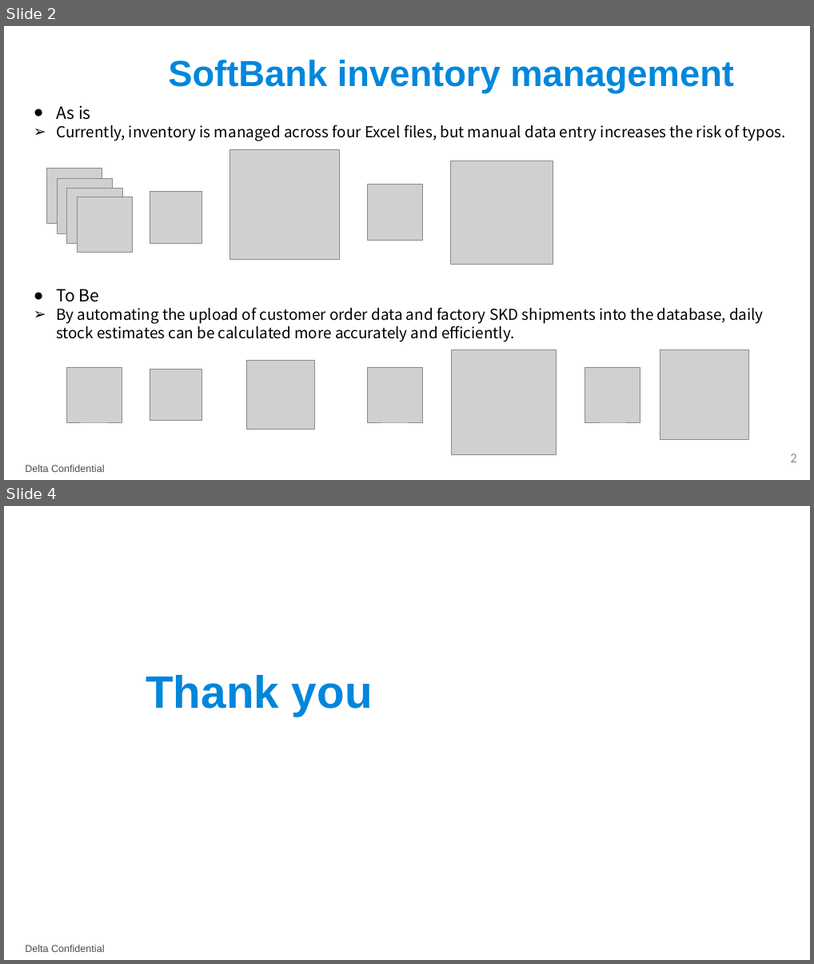
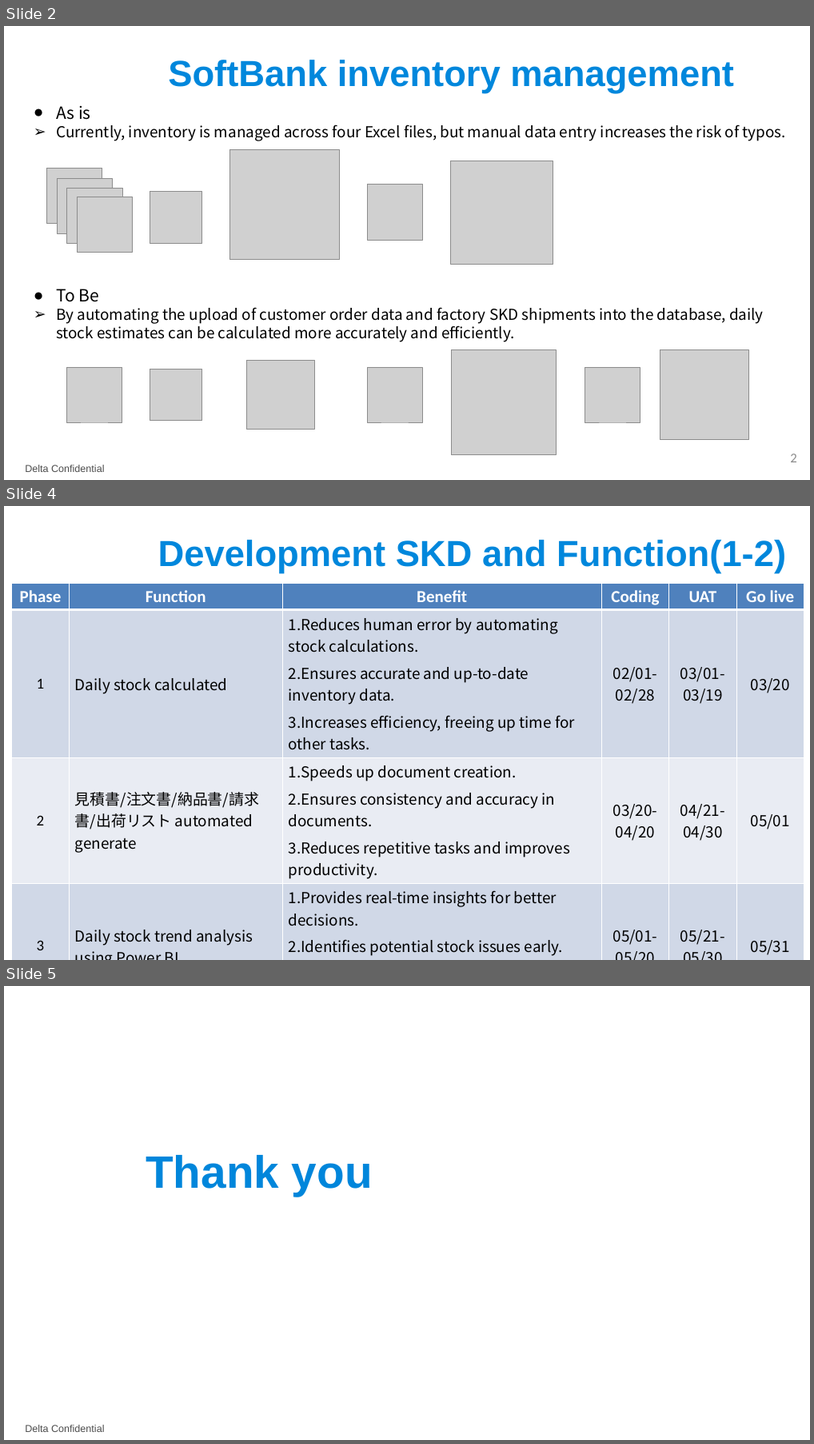
Before and after one commit to boris83418/DEJbackup, a slide deck: SoftbankExcel/SoftBank inventory management proposal.pptx. Shown one above the other, each under a label of ours: slides 2 and 4 before the commit, slides 2, 4 and 5 after it; the slides between them are not shown. The pictures are 814x964 and 814x1444 pixels, drawn with LibreOffice and Linux fonts; fonts in the diff are those of the drawing; grey boxes stand for pictures; background and template pictures are left out. Boxes give left, top, right and bottom in pixels: in the first picture for what was removed or moved away, otherwise in the second. Text is boxed around its words. In the diff, an @@ line names an element or a change of style, - is before the commit and + after.

```diff
--- a/SoftbankExcel/SoftBank inventory management proposal.pptx
+++ b/SoftbankExcel/SoftBank inventory management proposal.pptx
@@ slide 4 added at bbox=[4, 506, 810, 960], background #FFFFFF; not listed: 1 template element that a slide beside it also shows @@
@@ title added at bbox=[158, 540, 786, 573], 43.2 pt, text #0087DC, bold @@
+Development SKD and Function(1-2)
@@ table added at bbox=[12, 584, 806, 959], 4 rows, 6 columns @@
+Phase | Function | Benefit | Coding | UAT | Go live
+1 | Daily stock calculated | 1.Reduces human error by automating stock calculations. / 2.Ensures accurate and up-to-date inventory data. / 3.Increases efficiency, freeing up time for other tasks. | 02/01-02/28 | 03/01-03/19 | 03/20
+2 | 見積書/注文書/納品書/請求書/出荷リスト automated generate | 1.Speeds up document creation. / 2.Ensures consistency and accuracy in documents. / 3.Reduces repetitive tasks and improves productivity. | 03/20-04/20 | 04/21-04/30 | 05/01
+3 | Daily stock trend analysis using Power BI | 1.Provides real-time insights for better decisions. / 2.Identifies potential stock issues early. / 3.Improves forecasting and planning accuracy. | 05/01-05/20 | 05/21-05/30 | 05/31
@@ what was slide 4 is now slide 5 @@
```
Also in this commit, not shown: 1 slide changed, 10 other files.
